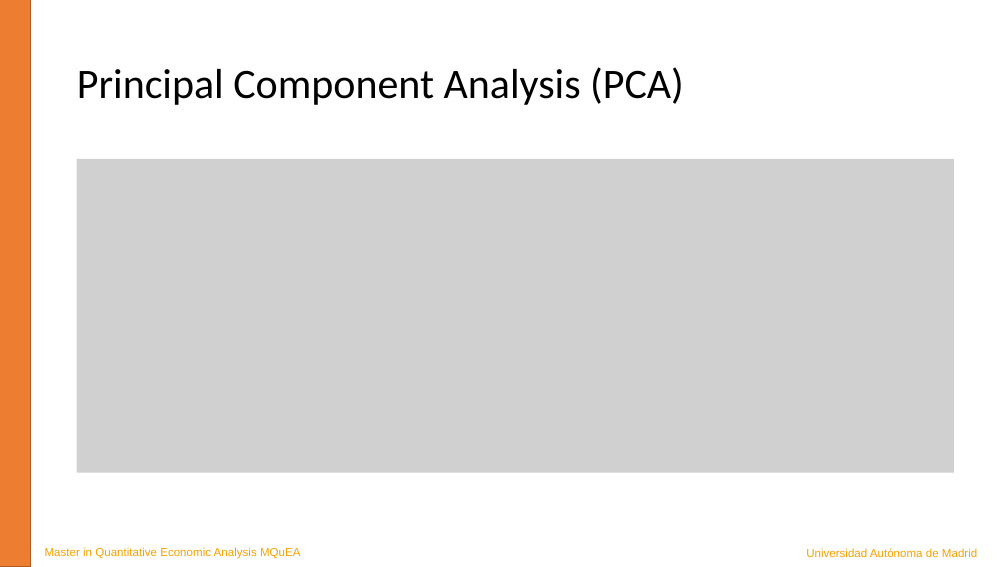
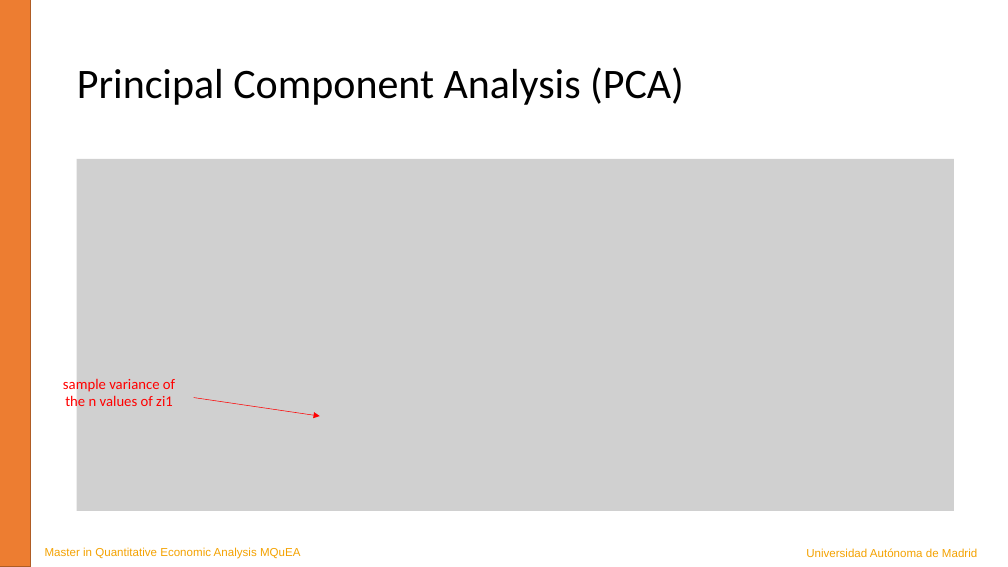
Before and after one commit to JavierBas/IMLEF-MQuEA, a slide deck: slide 11 of Course content/Slides/Topic 7 - Dimensionality reduction.pptx. Drawn at 1008x567 pixels with LibreOffice and Linux fonts; fonts in the diff are those of the drawing; grey boxes stand for pictures. Boxes give left, top, right and bottom in pixels: in the first picture for what was removed or moved away, otherwise in the second. Text is boxed around its words. In the diff, an @@ line names an element or a change of style, - is before the commit and + after.

```diff
--- a/Course content/Slides/Topic 7 - Dimensionality reduction.pptx
+++ b/Course content/Slides/Topic 7 - Dimensionality reduction.pptx
@@ picture: place and size @@
-picture at [76, 159, 954, 473]
+picture at [76, 159, 954, 511]
@@ text added at [63, 376, 175, 411], 14 pt, text #FF0000 @@
+sample variance of the n values of zi1
@@ arrow added from (194, 398) to (320, 416), #FF0000 0.5 pt @@
```
Also in this commit, not shown: 4 other slides changed, 1 slide removed, 2 other files.
